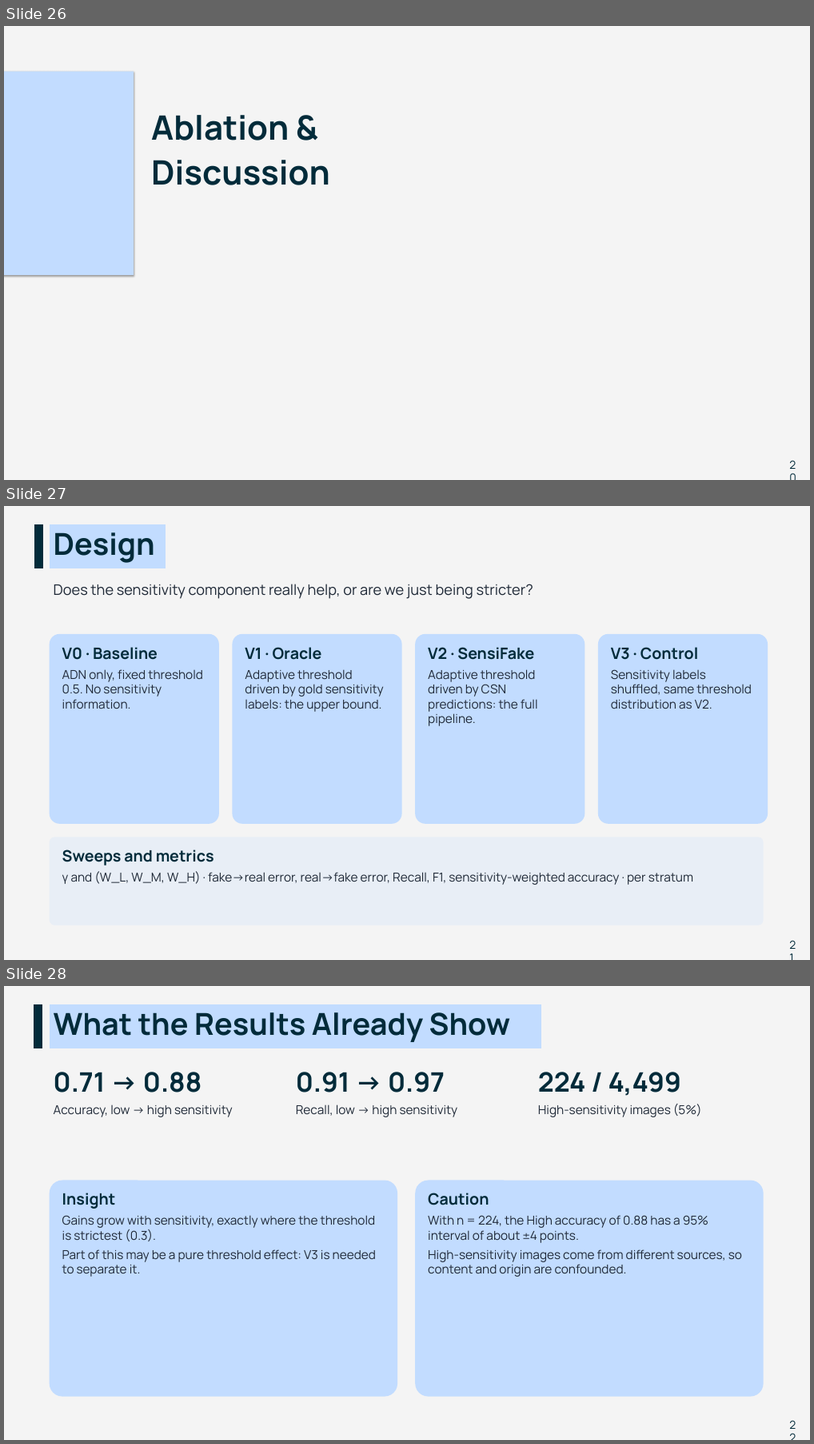
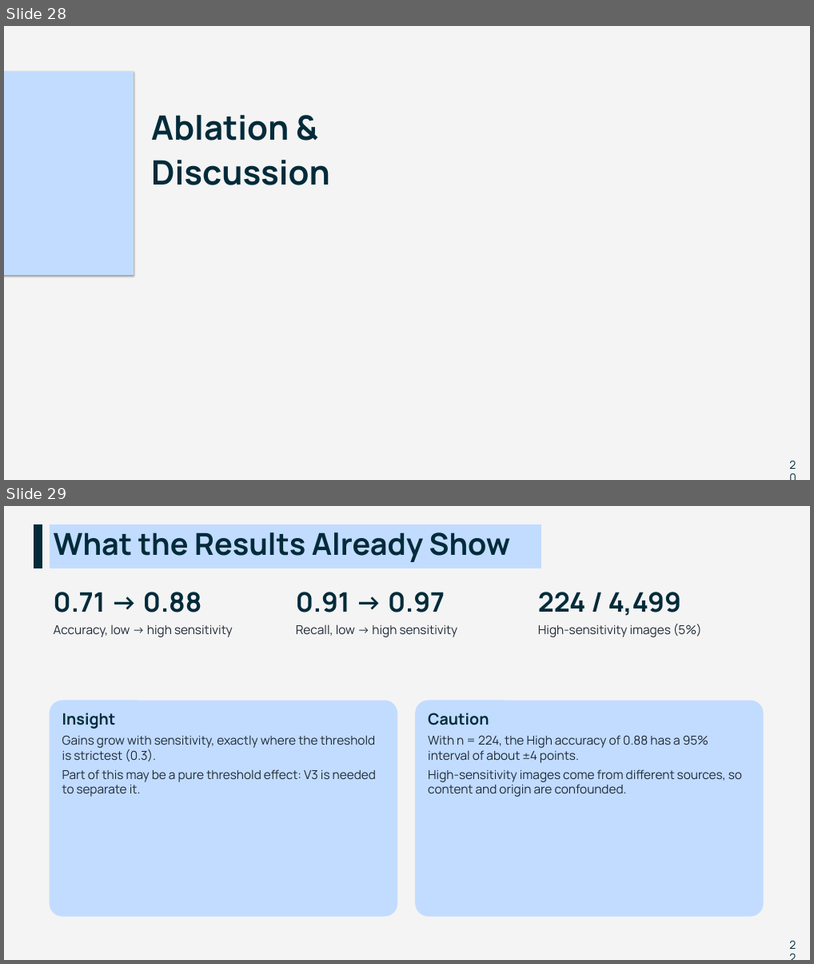
Before and after one commit to AeOrigami/ComputerVisionProject, a slide deck: SensiFake.pptx. Shown one above the other, each under a label of ours: slides 26, 27 and 28 before the commit, slides 28 and 29 after it. The pictures are 814x1444 and 814x964 pixels, drawn with LibreOffice and Linux fonts; fonts in the diff are those of the drawing. Boxes give left, top, right and bottom in pixels: in the first picture for what was removed or moved away, otherwise in the second. Text is boxed around its words. In the diff, an @@ line names an element or a change of style, - is before the commit and + after.

```diff
--- a/SensiFake.pptx
+++ b/SensiFake.pptx
@@ slide 27 removed at [4,506,810,960], background #F4F4F4 @@
@@ freeform shape removed at [34,524,43,568] @@
@@ freeform shape removed at [49,524,166,568] @@
@@ text removed at [54,532,155,563] @@
-Design
@@ text removed at [54,584,534,599] @@
-Does the sensitivity component really help, or are we just being stricter?
@@ rounded rectangle removed at [49,634,219,824] @@
@@ text removed at [62,647,203,708] @@
-V0 · Baseline
-ADN only, fixed threshold 0.5. No sensitivity information.
@@ rounded rectangle removed at [232,634,402,824] @@
@@ text removed at [245,647,384,712] @@
-V1 · Oracle
-Adaptive threshold driven by gold sensitivity labels: the upper bound.
@@ rounded rectangle removed at [415,634,585,824] @@
@@ text removed at [428,647,538,726] @@
-V2 · SensiFake
-Adaptive threshold driven by CSN predictions: the full pipeline.
@@ rounded rectangle removed at [598,634,768,824] @@
@@ text removed at [611,647,752,708] @@
-V3 · Control
-Sensitivity labels shuffled, same threshold distribution as V2.
@@ rounded rectangle removed at [49,836,764,925] @@
@@ text removed at [62,849,694,884] @@
-Sweeps and metrics
-γ and (W_L, W_M, W_H) · fake→real error, real→fake error, Recall, F1, sensitivity-weighted accuracy · per stratum
@@ text removed at [786,936,799,948] @@
-21
@@ what was slide 26 is now slide 28 @@
@@ what was slide 28 is now slide 29 @@
```
Also in this commit, not shown: 3 slides changed, 2 slides added.
